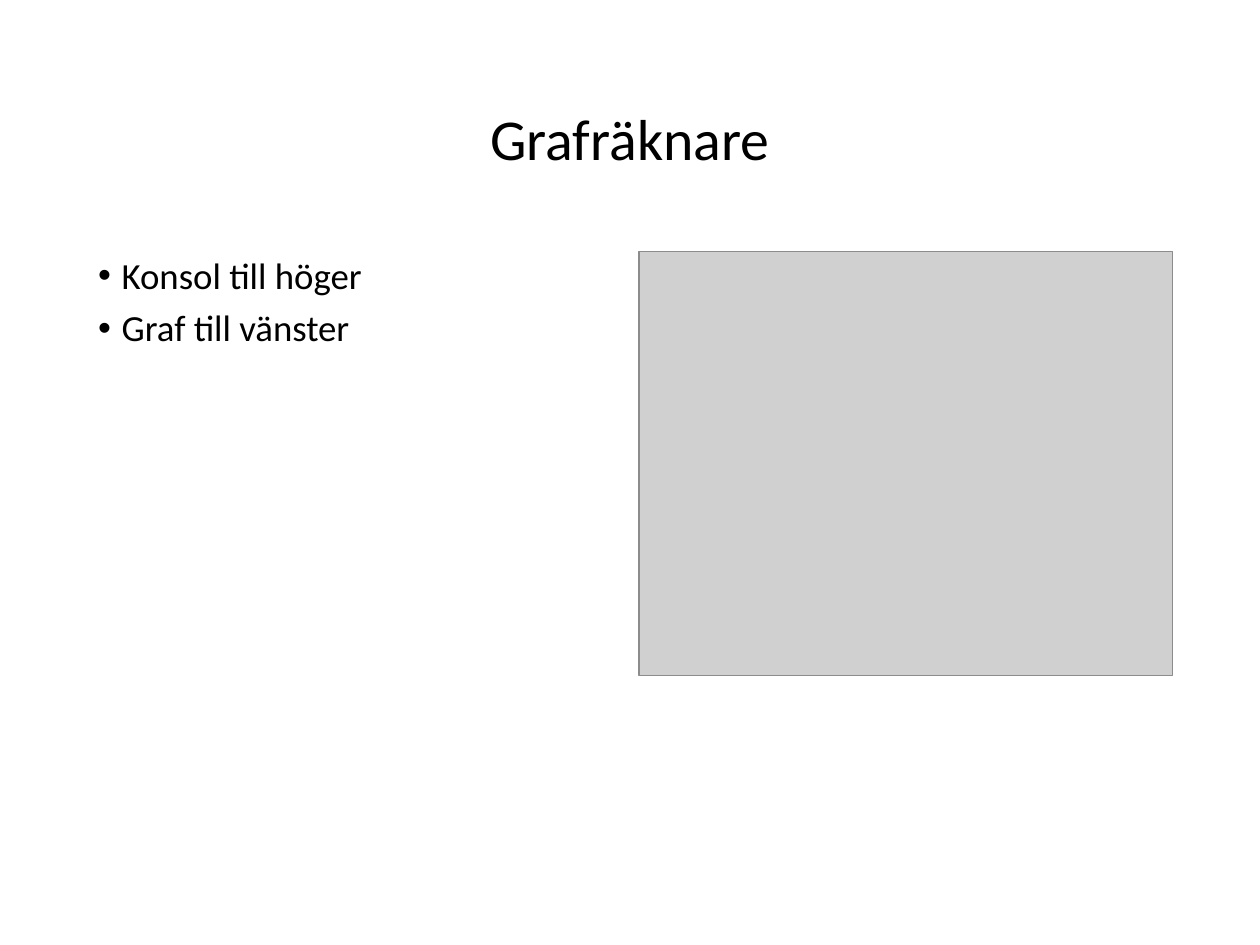
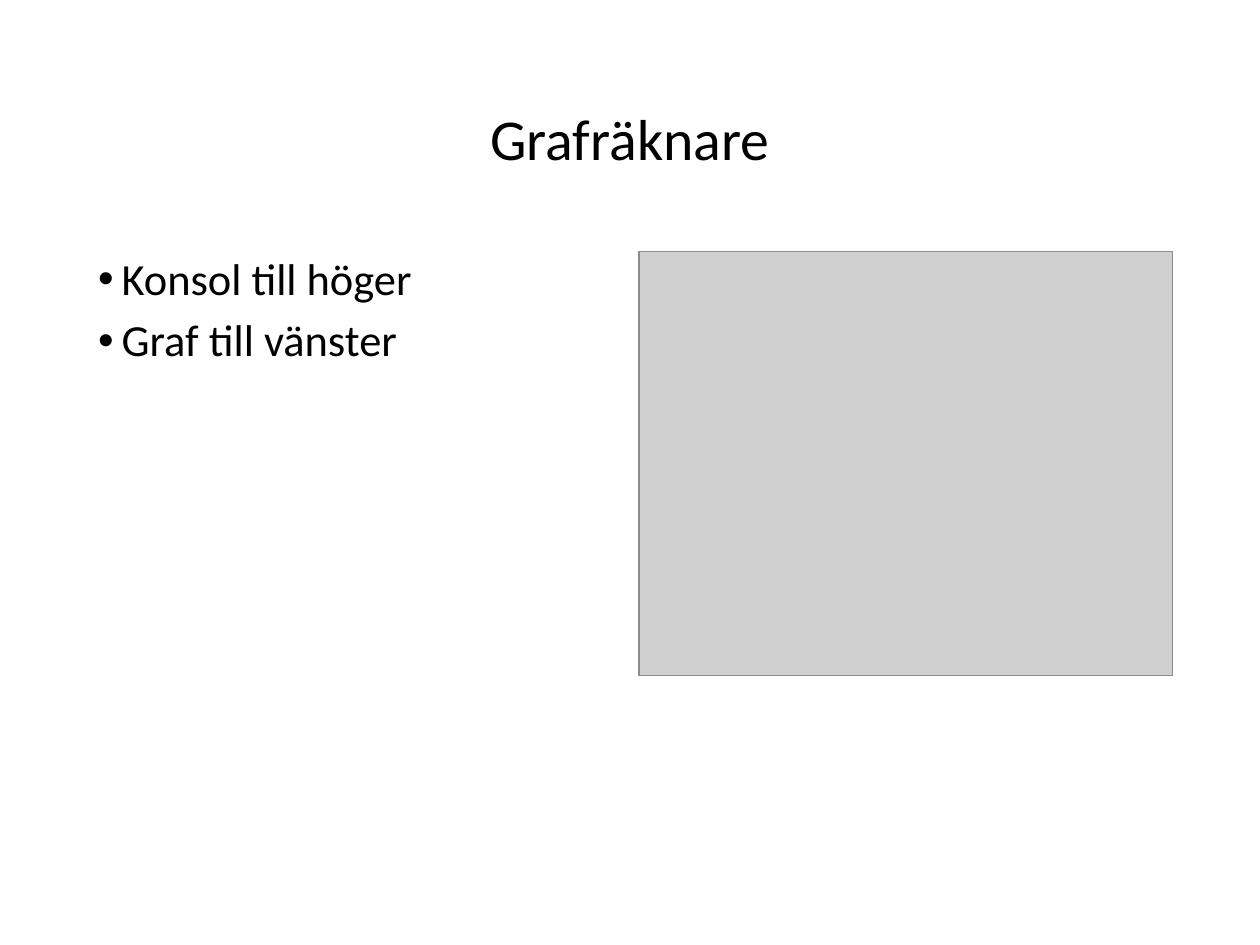
Before and after one commit to Jethro95/TSEA83_Graphing_Calculator, a slide deck: slide 2 of presentation/presentation_powerpoint.pptx. Drawn at 1260x945 pixels with LibreOffice and Linux fonts; fonts in the diff are those of the drawing; grey boxes stand for pictures. Boxes give left, top, right and bottom in pixels: in the first picture for what was removed or moved away, otherwise in the second. Text is boxed around its words. In the diff, an @@ line names an element or a change of style, - is before the commit and + after.

Commit message:
Increased master font size.

```diff
--- a/presentation/presentation_powerpoint.pptx
+++ b/presentation/presentation_powerpoint.pptx
@@ text "Konsol till höger" at bbox=[122, 264, 412, 357]: size 23.1 to 28 pt @@
```
Also in this commit, not shown: 11 other slides changed.
